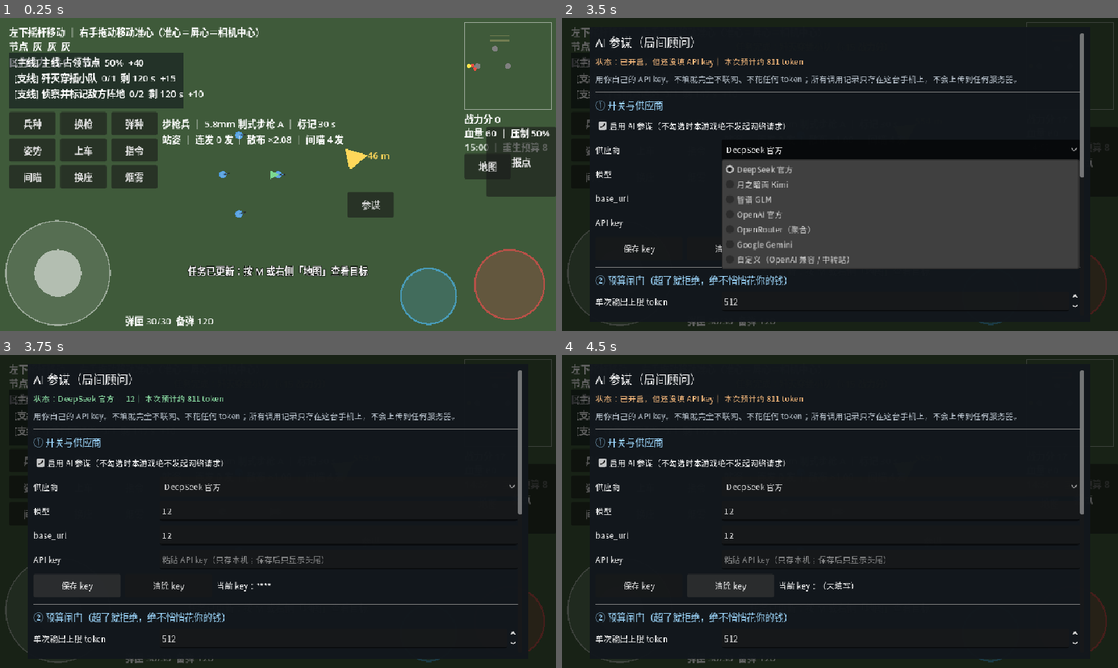
Above: before the commit, frames 1-4 (two rows, left to right).
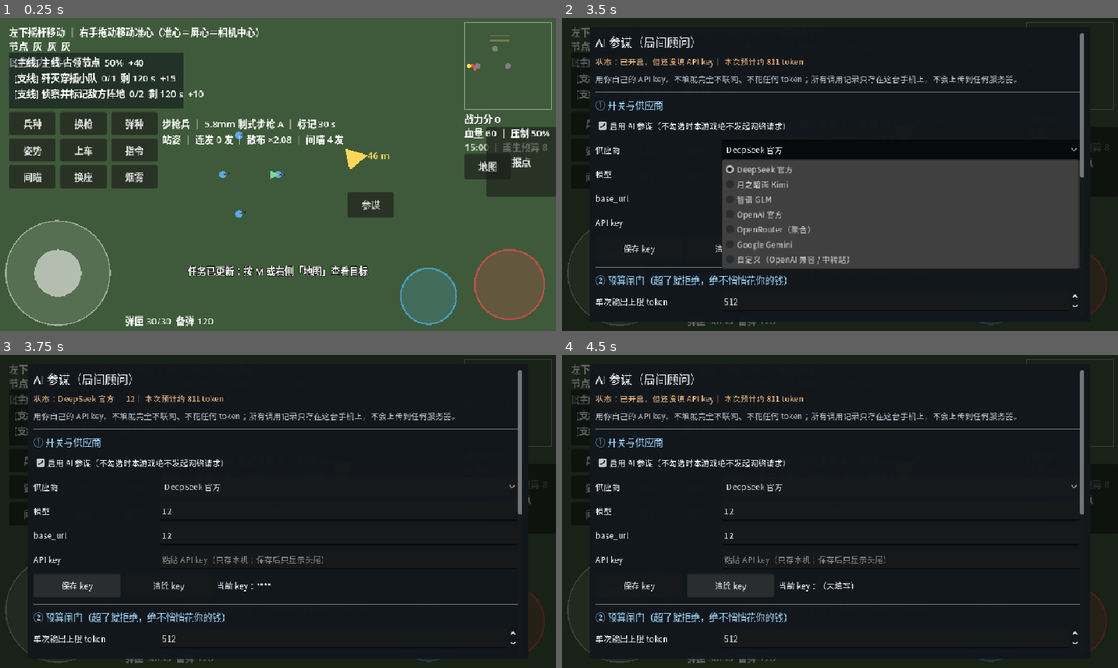
Above: after the commit, the same moments.

Repository: copperbookworm/jieyu-tactics
Game: Godot game, scene res://scenes/gameplay/Main.tscn
Two runs of this game, one before a commit and one after it. Both use one fixed random seed, a clock stepped at 60 frames per second and the inputs below.
Inputs (mouse positions are in pixels of both pictures, inside the frame that each line leads up to):
- Up to frame 1 (0.25 s): no input
- Up to frame 2 (3.5 s): click "参谋" at 0.5 s; click (901, 174) at 1.27 s; type "12" at 1.35 s; click (901, 199) at 1.5 s; type "12" at 1.58 s; click (901, 221) at 1.73 s; type "12" at 1.82 s; click "启用 AI 参谋（不勾选时本游戏绝不发起网络请求）" at 2 s; click "DeepSeek 官方" at 2.75 s
- Up to frame 3 (3.75 s): click "保存 key" at 3.5 s
- Up to frame 4 (4.5 s): click "清除 key" at 4.25 s

Frames 1-2 are identical in both runs. In frame 3, 0.2% of the frame differs, in the area x 6-41%, y 12-16%; in frame 4, nothing differs.

Commit message:
第四十三版 · 补：真机又抓 2 个阻塞 bug（面板不能触摸滑动 / 复盘闸门漏快照）+ 真机端到端实证入库
真机端到端实证（使用者的真 key 真调用，账本原文）
- user://ai_usage/2026-10.jsonl 实录：provider=deepseek、model=deepseek-flash、http_status=200、status=ok、
  prompt 304 / completion 512 / cached 128 / reasoning 413 / total 816、latency 3621ms
- 游戏内 ④ 用量账单实读同一条（「今日 1 次调用 ｜ 816 token」）⇒「本地记录 + 游戏内可查」真机闭环
- 证据截图 shots/真机_20261003_用量账单.png

bug ③ 面板不能触摸滑动 ⇒ 下半截（复盘 / 用量 / 导出 / 清空）手机上够不着
- 根因同输入框：ScrollContainer 的拖动滚动走鼠标事件，而工程关了 emulate_mouse_from_touch
- 修法：在 _input 里接管 ScreenTouch/ScreenDrag 驱动 scroll_vertical（只吞 ScreenDrag，
  按下/抬起照旧走 GUI，按钮与输入框不受影响）
- 为什么不用 ScrollContainer.gui_input：从 SpinBox/CheckBox/Button 起拖时事件会被那个控件吃掉（真机实测）

bug ④ 复盘请求闸门漏了 has_snapshot() ⇒ 局中可发空战报、白花玩家的 token
- 这正是使用者第一次「真 key 验证成功」走的路径（该次账本 session_id 为空，说明没有 match_finished）
- 修法：can_request 补快照检查；真机复验：按钮变灰 + 提示文案正确

未做（下一轮）
- AiPriceTable 缺 deepseek-flash（使用者实际用的模型）⇒ 费用显示「—」；官方价格页是前端渲染的 SPA，
  静态抓不到表，所以没有硬编码未核实的单价（宁可「未知」也不猜数）

验收：单元 33 个脚本 / 1033 项全绿；集成冒烟 229 项全绿；面板几何 7 项全绿
规模：123 个 .gd / 19621 行；Main.gd 398 行

Diff:
--- a/systems/ai/AiAdvisor.gd
+++ b/systems/ai/AiAdvisor.gd
@@ -370,6 +370,9 @@
 		return "还没填 API key"
 	if _busy:
 		return "上一次请求还没回来"
+	# 没有战局快照就发 = 发一份空战报（真机上踩到：面板写着「先打完一局」，按钮却可点）
+	if not has_snapshot():
+		return "还没有可复盘的战局 —— 先打完一局再回来"
 	if resolved_model() == "":
 		return "没填模型名"
 	var provider := CatalogScript.resolve(provider_id)
--- a/ui/AiAdvisorPanel.gd
+++ b/ui/AiAdvisorPanel.gd
@@ -44,6 +44,9 @@
 var _panel_theme: Theme = null
 var _cjk_font: Font = null
 var _theme_cache: Dictionary = {}
+var _scroll: ScrollContainer = null
+var _dragging := false
+var _drag_last_y := 0.0
 
 var _button: Button = null
 var _modal: Control = null
@@ -184,6 +187,7 @@
 	scroll.size = WINDOW_SIZE - Vector2(20.0, 20.0)
 	scroll.horizontal_scroll_mode = ScrollContainer.SCROLL_MODE_DISABLED
 	_modal.add_child(scroll)
+	_scroll = scroll
 
 	var box := VBoxContainer.new()
 	box.name = "Body"
@@ -340,6 +344,29 @@
 ## InputEventMouseButton 上取焦点、**不认 InputEventScreenTouch**；BaseButton 自己处理触摸，
 ## 所以按钮／复选框一直是好的，只有输入框坏（实机 dumpsys：mShowRequested=false，即从未请求 IME）。
 ## 这里给每个 LineEdit 补一次「触摸按下就 grab_focus()」，聚焦后 Godot 自己会弹软键盘。
+## 真机实测（2026-10-03）：**触摸滑动不能滚面板** —— 于是 ③ 本局复盘 / ④ 用量账单 / 导出 CSV / 清空
+## 全在屏幕外、手机上根本够不着。根因与输入框同一个：工程关了 emulate_mouse_from_touch，
+## 而 ScrollContainer 的拖动滚动走鼠标事件那条路（BaseButton 自己处理触摸，所以按钮仍好使）。
+##
+## 修法：自己在 _input 里接管 ScreenTouch / ScreenDrag 来驱动 scroll_vertical。
+## 为什么放 _input 而不是给 ScrollContainer 挂 gui_input：挂在 ScrollContainer 上时，
+## 只要这一拖是从 SpinBox / CheckBox / Button 上起手的，事件就被那个控件吃掉了（真机实测：
+## 从正文区起拖能动、从数字框起拖不动）。_input 在 GUI 之前，起点在哪都能滚；
+## 只吞掉 ScreenDrag，按下/抬起照旧走 GUI，所以按钮与输入框不受影响。
+func _input(event: InputEvent) -> void:
+	if _modal == null or not _modal.visible or _scroll == null:
+		return
+	if event is InputEventScreenTouch:
+		var touch := event as InputEventScreenTouch
+		_dragging = touch.pressed
+		_drag_last_y = touch.position.y
+	elif event is InputEventScreenDrag and _dragging:
+		var drag := event as InputEventScreenDrag
+		_scroll.scroll_vertical -= int(drag.position.y - _drag_last_y)
+		_drag_last_y = drag.position.y
+		get_viewport().set_input_as_handled()
+
+
 func _wire_touch_focus(field: Control) -> void:
 	field.gui_input.connect(_on_field_gui_input.bind(field))
 
Binary file added: shots/真机_20261003_用量账单.png
Not shown, added: shots/真机_20261003_用量账单.png.import
Not shown, changed: 本项目开发进度.txt
Not shown, changed: .gitignore
